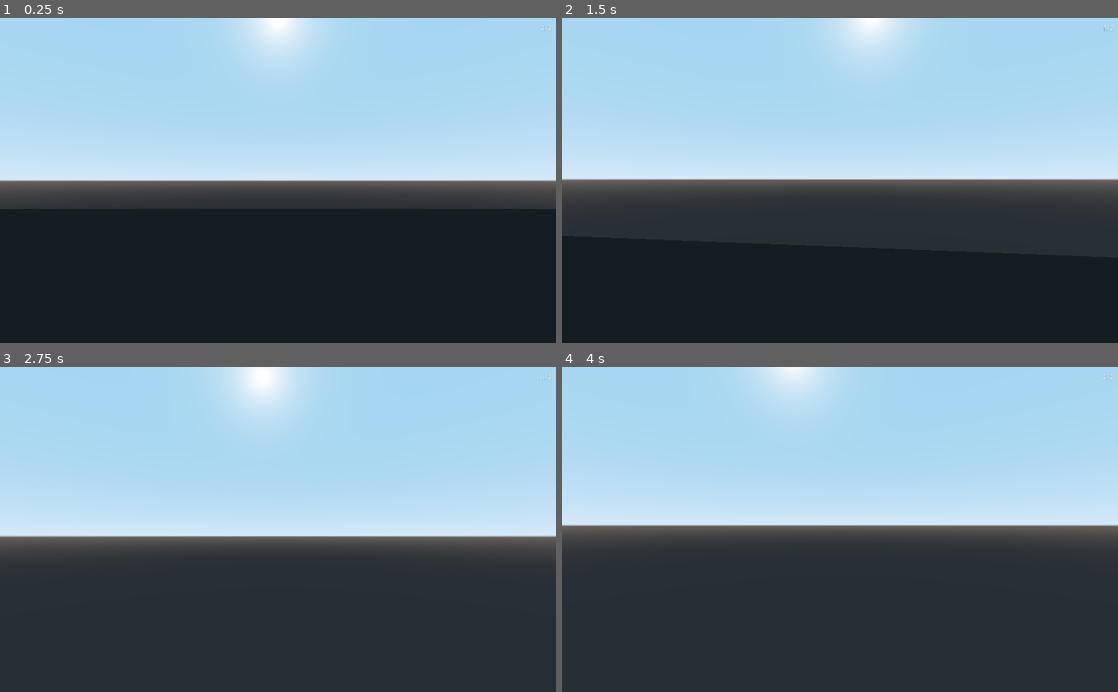
Above: before the commit, frames 1-4 (two rows, left to right).
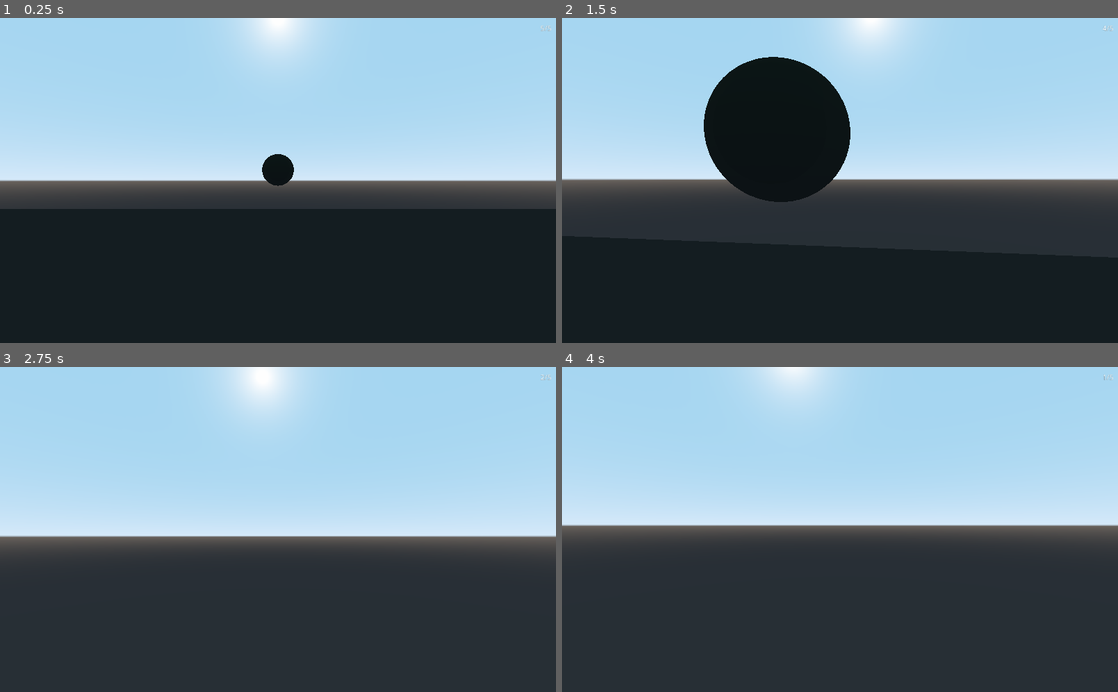
Above: after the commit, the same moments.

Repository: realyurimednikov/fps-sandbox
Game: Godot game, scene res://World/World.tscn
Two runs of this game, one before a commit and one after it. Both use one fixed random seed, a clock stepped at 60 frames per second and the inputs below.
Inputs (mouse positions are in pixels of both pictures, inside the frame that each line leads up to):
- Up to frame 1 (0.25 s): no input
- Up to frame 2 (1.5 s): tap Enter at 0.5 s; move the mouse to (867, 180) at 0.52 s; hold W (move_forward) from 0.53 s (still down); click (867, 180) at 0.6 s; tap Space (jump) at 0.77 s; move the mouse to (812, 180) at 1.27 s; tap E (interact) at 1.35 s
- Up to frame 3 (2.75 s): keep holding W (move_forward); tap Space (jump) at 1.52 s; click (250, 529) at 1.55 s; move the mouse to (289, 523) at 2.02 s; click (289, 523) at 2.1 s
- Up to frame 4 (4 s): keep holding W (move_forward); tap Space (jump) at 2.75, 3.02, 3.77 s; move the mouse to (834, 536) at 2.77 s; click (834, 536) at 2.85 s; tap Enter at 3.5 s; move the mouse to (878, 532) at 3.52 s; tap E (interact) at 3.6 s; click (878, 532) at 3.8 s

The runs differ from the first frame. In frame 1, 0.4% of the frame differs, in the area x 47-100%, y 2-52%; in frame 2, 9.2%, in the area x 25-100%, y 2-57%; in frame 3, less than 0.1%; in frame 4, less than 0.1%.

Commit message:
Added a dummy enemy for testing

Diff:
--- /dev/null
+++ b/Objects/Enemy.gd
@@ -0,0 +1,11 @@
+extends KinematicBody
+
+
+var health = 100
+
+
+func damage(x):
+	if health > 0:
+		health -= x
+	else:
+		queue_free()
--- /dev/null
+++ b/Objects/Enemy.tscn
@@ -0,0 +1,22 @@
+[gd_scene load_steps=5 format=2]
+
+[ext_resource path="res://Objects/Enemy.gd" type="Script" id=1]
+
+[sub_resource type="SphereMesh" id=1]
+
+[sub_resource type="SpatialMaterial" id=2]
+albedo_color = Color( 0.160784, 0.654902, 0.305882, 1 )
+
+[sub_resource type="SphereShape" id=3]
+
+[node name="Enemy" type="KinematicBody" groups=[
+"Enemies",
+]]
+script = ExtResource( 1 )
+
+[node name="MeshInstance" type="MeshInstance" parent="."]
+mesh = SubResource( 1 )
+material/0 = SubResource( 2 )
+
+[node name="CollisionShape" type="CollisionShape" parent="."]
+shape = SubResource( 3 )
--- a/Player/Player.tscn
+++ b/Player/Player.tscn
@@ -1,7 +1,7 @@
 [gd_scene load_steps=6 format=2]
 
 [ext_resource path="res://Player/Player.gd" type="Script" id=1]
-[ext_resource path="res://Player/Shotgun.gd" type="Script" id=2]
+[ext_resource path="res://Player/Weapon.gd" type="Script" id=2]
 [ext_resource path="res://Player/Interaction.gd" type="Script" id=3]
 
 [sub_resource type="CapsuleShape" id=1]
@@ -42,4 +42,3 @@
 
 [node name="Weapon" type="Node" parent="."]
 script = ExtResource( 2 )
-clip_size = 2
--- a/Player/Weapon.gd
+++ b/Player/Weapon.gd
@@ -6,6 +6,7 @@
 export var fire_rate = 0.5
 export var clip_size = 5
 export var reload_rate = 1
+export var damage_value = 25
 
 
 var current_ammo = 0
@@ -25,14 +26,11 @@
 	update_ui()
 
 
-func check_collision():
+func fire():
 	if raycast.is_colliding():
-		print('collide!')
 		var col = raycast.get_collider()
 		if col.is_in_group('Enemies'):
-			print('Enemy!')
-			col.queue_free()
-			print('killed!' + col.name)
+			col.damage(damage_value)
 
 
 func _process(delta):
@@ -42,7 +40,7 @@
 			print('Fire!')
 			can_fire = false
 			current_ammo -= 1
-			check_collision()
+			fire()
 			yield(get_tree().create_timer(fire_rate), "timeout")
 
 			can_fire = true
--- a/World/World.tscn
+++ b/World/World.tscn
@@ -3,7 +3,7 @@
 [ext_resource path="res://Player/Player.tscn" type="PackedScene" id=1]
 [ext_resource path="res://UI/UI.tscn" type="PackedScene" id=2]
 [ext_resource path="res://Interactable/InteractableLightSwitch.gd" type="Script" id=3]
-[ext_resource path="res://default_env.tres" type="Environment" id=4]
+[ext_resource path="res://Objects/Enemy.tscn" type="PackedScene" id=4]
 
 [sub_resource type="SpatialMaterial" id=1]
 
@@ -23,9 +23,6 @@
 data = PoolVector3Array( -1, 1, 1, 1, 1, 1, -1, -1, 1, 1, 1, 1, 1, -1, 1, -1, -1, 1, 1, 1, -1, -1, 1, -1, 1, -1, -1, -1 …(284 unchanged characters)…
 
 [node name="World" type="Spatial"]
-
-[node name="WorldEnvironment" type="WorldEnvironment" parent="."]
-environment = ExtResource( 4 )
 
 [node name="Player" parent="." instance=ExtResource( 1 )]
 
@@ -70,3 +67,11 @@
 [node name="SpotLight" type="SpotLight" parent="."]
 transform = Transform( -0.64342, -0.765183, 0.0224619, -0.705497, 0.581332, -0.405373, 0.297127, -0.276672, -0.913875, 0, -0.723528, 12.9971 )
 spot_angle = 50.0333
+
+[node name="Enemies" type="Node" parent="."]
+
+[node name="Enemy" parent="Enemies" instance=ExtResource( 4 )]
+transform = Transform( 1, 0, 0, 0, 1, 0, 0, 0, 1, 0, 0.659191, -14.6784 )
+
+[node name="Enemy2" parent="Enemies" instance=ExtResource( 4 )]
+transform = Transform( 1, 0, 0, 0, 1, 0, 0, 0, 1, 10.6204, 1.20387, 0 )
